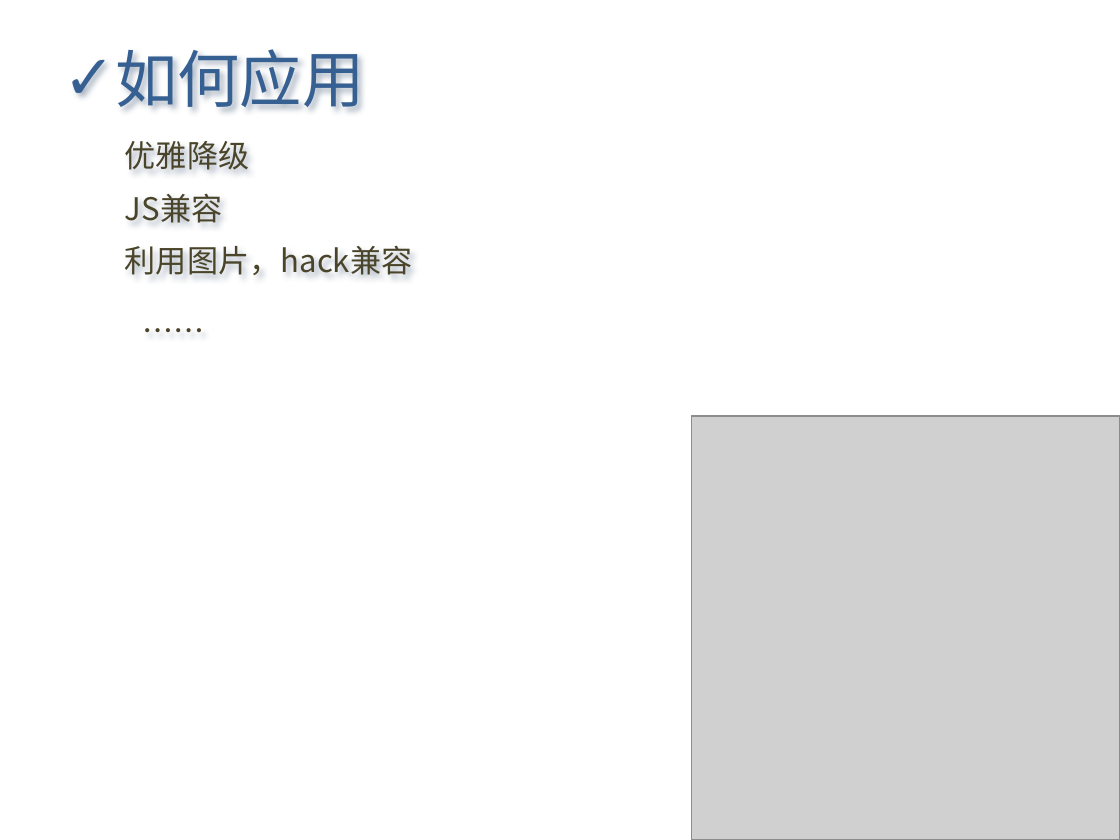
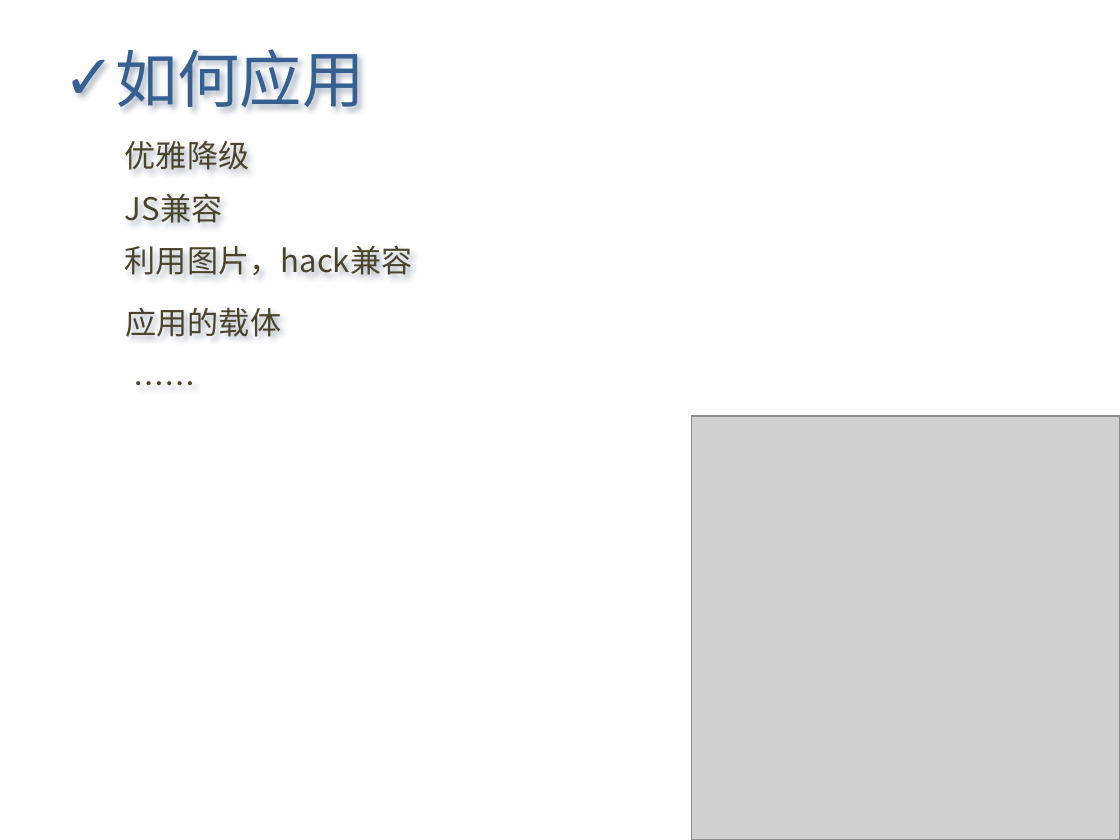
Before and after one commit to Letractively/feng33, a slide deck: slide 11 of ppt/css3知多少2011-06-23.pptx (slide 14 before the commit). Drawn at 1120x840 pixels with LibreOffice and Linux fonts; fonts in the diff are those of the drawing; grey boxes stand for pictures. Boxes give left, top, right and bottom in pixels: in the first picture for what was removed or moved away, otherwise in the second. Text is boxed around its words. In the diff, an @@ line names an element or a change of style, - is before the commit and + after.

```diff
--- a/ppt/css3知多少2011-06-23.pptx
+++ b/ppt/css3知多少2011-06-23.pptx
@@ text added at <box>125,308,281,337</box>, 20 pt, text #4A452A @@
+应用的载体
@@ text "……": place and size @@
-text "……" at <box>131,306,795,355</box>
+text "……" at <box>122,358,786,408</box>
```
Also in this commit, not shown: 8 other slides changed, 1 slide added.
